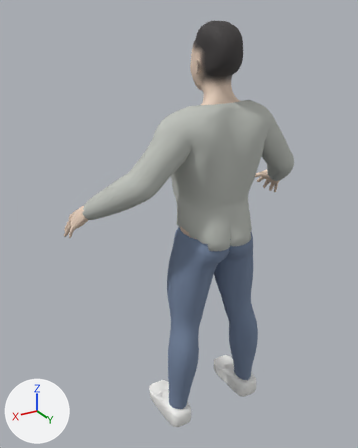
The glTF model assets/people/friend.glb, before and after one commit.
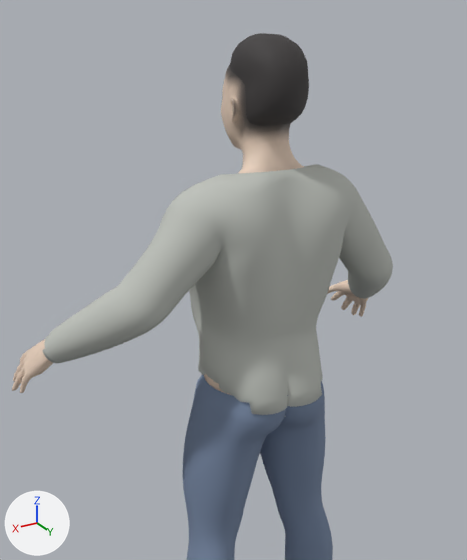
Each version is shown whole from a camera (50 mm lens) standing at (1.119, 1.556, 1.786) and looking at (0.073, -0.187, 0.914), then close up on the part from 16% to 95% of the width and 0% to 76% of the height. Lighting does not change. The marker at lower left points along +X, +Y and +Z. The last two pictures show the newer version. Vertices at exactly the same position are counted once.

Objects in the first close-up: 'Body', 'Hair', 'Pants', 'Top'.
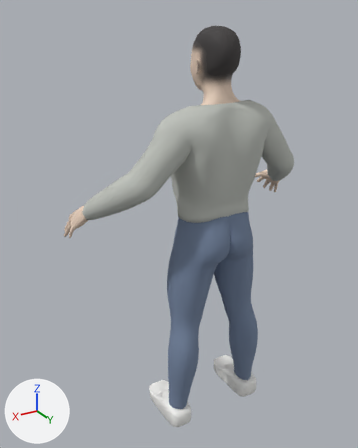
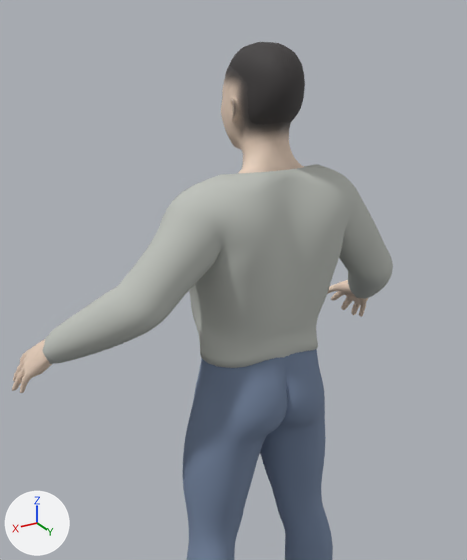
Edits to the bpy script that builds the scene:
```text
Change me_body:
    used by ob_body; location = (0.0, 0.0, 0.0)
    remove me_body.from_pydata(...)  # 8875 vertices, 17354 faces; spans x -0.56..0.56, y -0.36..0.1, z 0.07..1.73
    add me_body.from_pydata(...)  # 8832 vertices, 17274 faces; spans x -0.56..0.56, y -0.36..0.09, z 0.07..1.73
    me_body part 1: 46 vertices moved from x -0.17..0.15, y -0.03..0.1, z 0.85..0.94 to x -0.11..0.11, y 0.03..0.07, z 1.0..1.08; 127 vertices removed from x -0.16..0.17, y -0.12..0.09, z 0.86..0.97; 84 vertices added at x -0.14..0.14, y -0.13..0.08, z 0.96..1.08
    me_body part 2: 320 kept faces spanning x -0.07..0.08, y -0.15..0.09, z 0.97..1.7 get new vertex colours
Change me_hair:
    used by ob_hair; location = (0.0, 0.0, 0.0)
    remove me_hair.from_pydata(...)  # 269 vertices, 468 faces; spans x -0.073..0.073, y -0.121..0.076, z 1.564..1.753
    add me_hair.from_pydata(...)  # 281 vertices, 488 faces; spans x -0.07..0.07, y -0.124..0.068, z 1.564..1.736
    me_hair part 3: 261 vertices removed from x -0.073..0.073, y -0.121..0.076, z 1.564..1.753; 273 vertices added at x -0.07..0.07, y -0.124..0.068, z 1.564..1.736
Change me_pants:
    used by ob_pants; location = (0.0, 0.0, 0.0)
    remove me_pants.from_pydata(...)  # 1317 vertices, 2546 faces; spans x -0.238..0.238, y -0.133..0.114, z 0.089..0.96
    add me_pants.from_pydata(...)  # 1501 vertices, 2910 faces; spans x -0.238..0.238, y -0.138..0.115, z 0.089..1.06
    me_pants part 4: 22 vertices moved from x -0.16..0.148, y -0.133..0.114, z 0.901..0.94 to x -0.161..0.149, y -0.133..0.115, z 0.901..0.94; 49 vertices removed from x -0.152..0.16, y -0.132..0.105, z 0.906..0.96; 233 vertices added at x -0.164..0.164, y -0.138..0.111, z 0.905..1.06
Change me_top:
    used by ob_top; location = (0.0, 0.0, 0.0)
    remove me_top.from_pydata(...)  # 2532 vertices, 4908 faces; spans x -0.517..0.517, y -0.215..0.117, z 0.874..1.471
    add me_top.from_pydata(...)  # 2386 vertices, 4628 faces; spans x -0.517..0.517, y -0.215..0.112, z 1.012..1.471
    me_top part 5: 103 vertices moved from x -0.158..0.158, y -0.145..0.081, z 1.013..1.08 to x -0.157..0.157, y -0.144..0.08, z 1.012..1.079; 190 vertices removed from x -0.16..0.16, y -0.145..0.117, z 0.874..1.014; 44 vertices added at x -0.106..0.106, y -0.118..0.073, z 1.021
    other edits to the shape of me_top do not show in these pictures
```

What differs and where, as boxes (x1, y1, x2, y2) in the close-ups (467 x 560 px; the box of a moved part takes in the faces that stretch with it):
'Top', reshaped (19% shorter)
    before: (42, 164, 393, 417)
    after: (42, 164, 393, 368)
'Pants', reshaped
    before: (182, 375, 333, 560)
    after: (182, 349, 333, 560)
'Hair', reshaped (11% shorter)
    before: (230, 33, 309, 126)
    after: (229, 42, 305, 125)
part 1 of me_body, moved or reshaped (not visible afterwards)
    before: (204, 374, 231, 395)
part 2 of me_body, recoloured
    both: (223, 69, 231, 87)
part 4 of me_pants, cut back
    before: (195, 375, 324, 427)
    after: (195, 349, 324, 427)
part 5 of me_top, moved or reshaped
    before: (198, 330, 323, 417)
    after: (199, 330, 318, 368)
